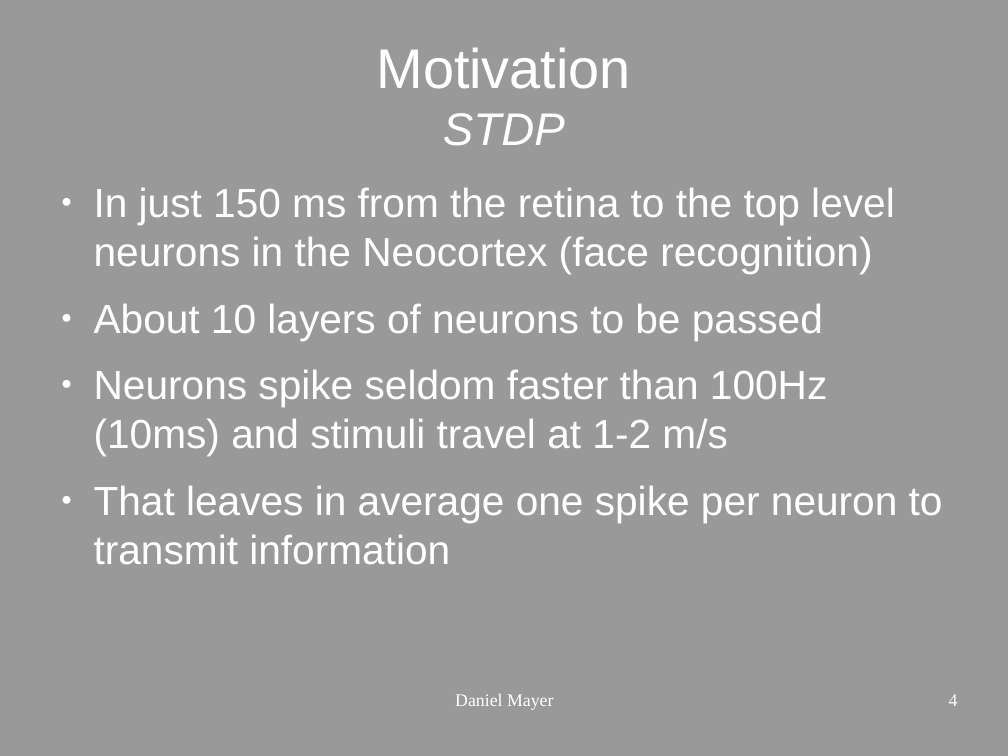
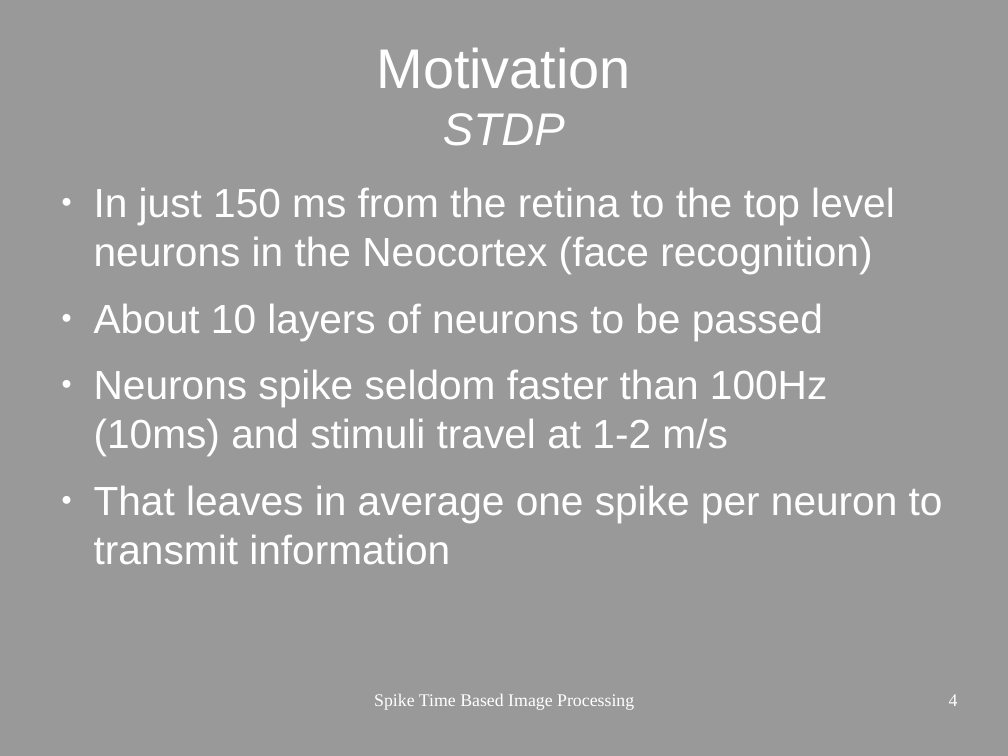
Before and after one commit to gnummig/Spike_time_dependent_plasticity, a slide deck: slide 4 of presentation/STDP_neuromorphics.odp. Drawn at 1008x756 pixels with LibreOffice and Linux fonts; fonts in the diff are those of the drawing. Boxes give left, top, right and bottom in pixels: in the first picture for what was removed or moved away, otherwise in the second. Text is boxed around its words. In the diff, an @@ line names an element or a change of style, - is before the commit and + after.

```diff
--- a/presentation/STDP_neuromorphics.odp
+++ b/presentation/STDP_neuromorphics.odp
@@ text at (x1=374, y1=694, x2=634, y2=710): text changed @@
-Daniel Mayer
+Spike Time Based Image Processing
```
Also in this commit, not shown: 5 other slides changed, 8 slides added, 1 slide removed, 7 other files.
